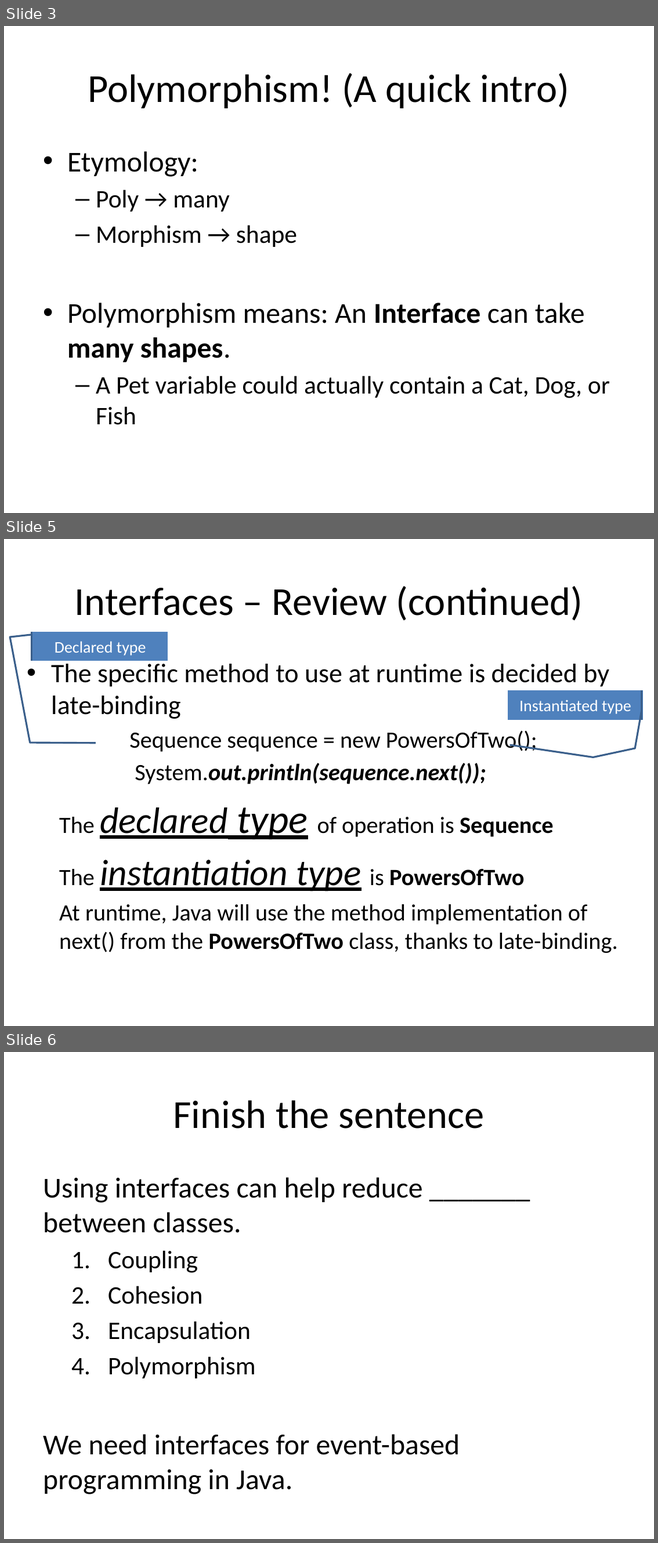
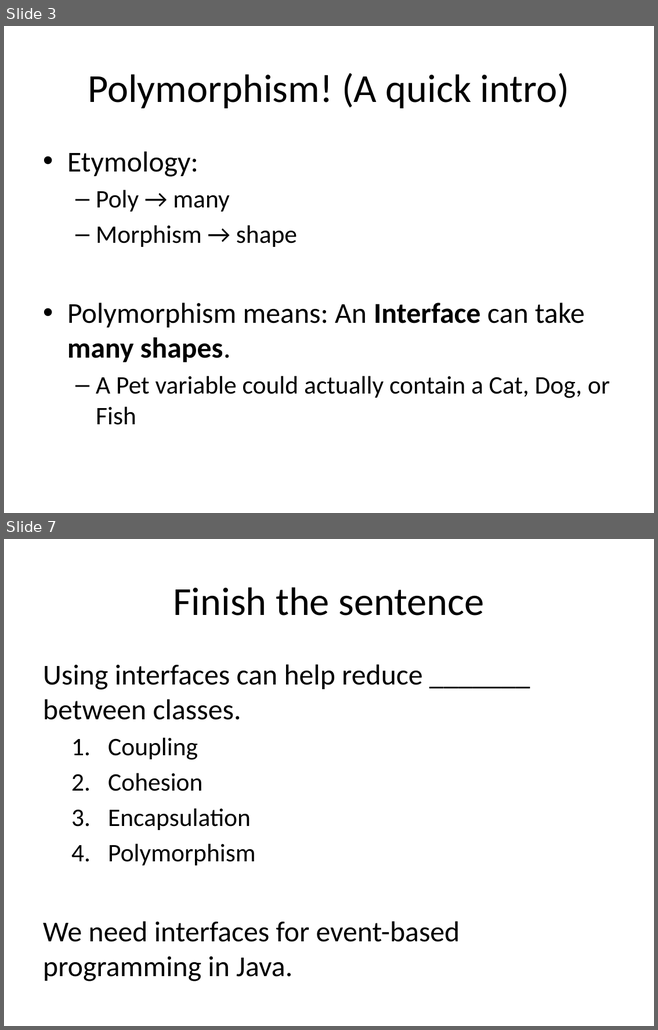
Before and after one commit to RHIT-CSSE/csse220, a slide deck: ClassMaterials/EventBasedProgramming/Slides/EventBasedProgramming.pptx. Shown one above the other, each under a label of ours: slides 3, 5 and 6 before the commit, slides 3 and 7 after it; the slides between them are not shown. The pictures are 658x1543 and 658x1030 pixels, drawn with LibreOffice and Linux fonts; fonts in the diff are those of the drawing. Boxes give left, top, right and bottom in pixels: in the first picture for what was removed or moved away, otherwise in the second. Text is boxed around its words. In the diff, an @@ line names an element or a change of style, - is before the commit and + after.

```diff
--- a/ClassMaterials/EventBasedProgramming/Slides/EventBasedProgramming.pptx
+++ b/ClassMaterials/EventBasedProgramming/Slides/EventBasedProgramming.pptx
@@ slide 5 removed at [4,539,654,1026], background #FFFFFF @@
@@ title removed at [75,586,582,621] @@
-Interfaces – Review (continued)
@@ accent callout removed at [32,631,168,660] @@
-Declared type
@@ text removed at [51,660,618,953] @@
-• The specific method to use at runtime is decided by late-binding
-  Sequence sequence = new PowersOfTwo();
-  System.out.println(sequence.next());
-  The declared type of operation is Sequence
-  The instantiation type is PowersOfTwo
-  At runtime, Java will use the method implementation of next() from the PowersOfTwo class, thanks to late-binding.
@@ accent callout removed at [507,690,643,719] @@
-Instantiated type
@@ what was slide 6 is now slide 7 @@
```
Also in this commit, not shown: 1 slide changed, 4 slides added.
